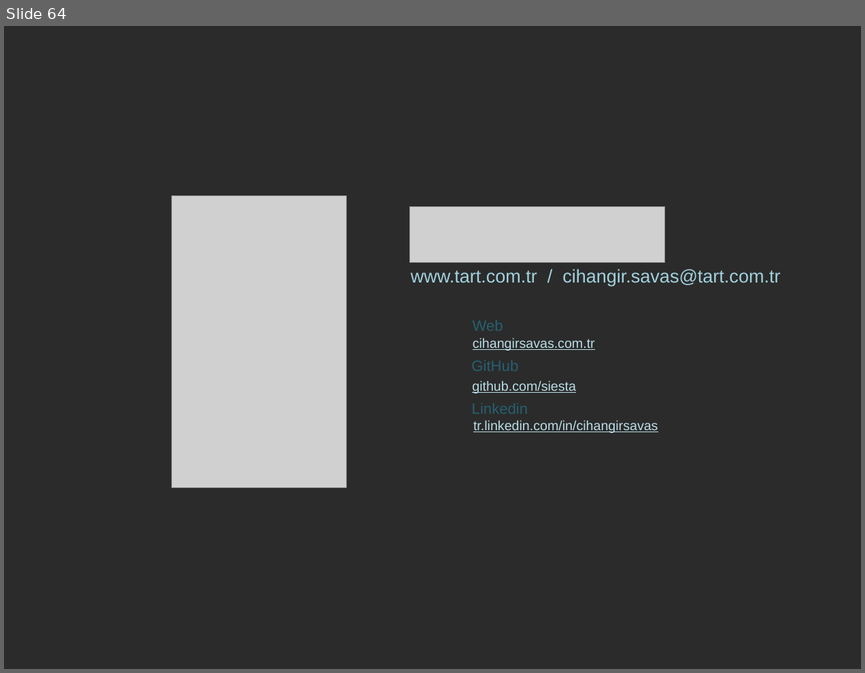
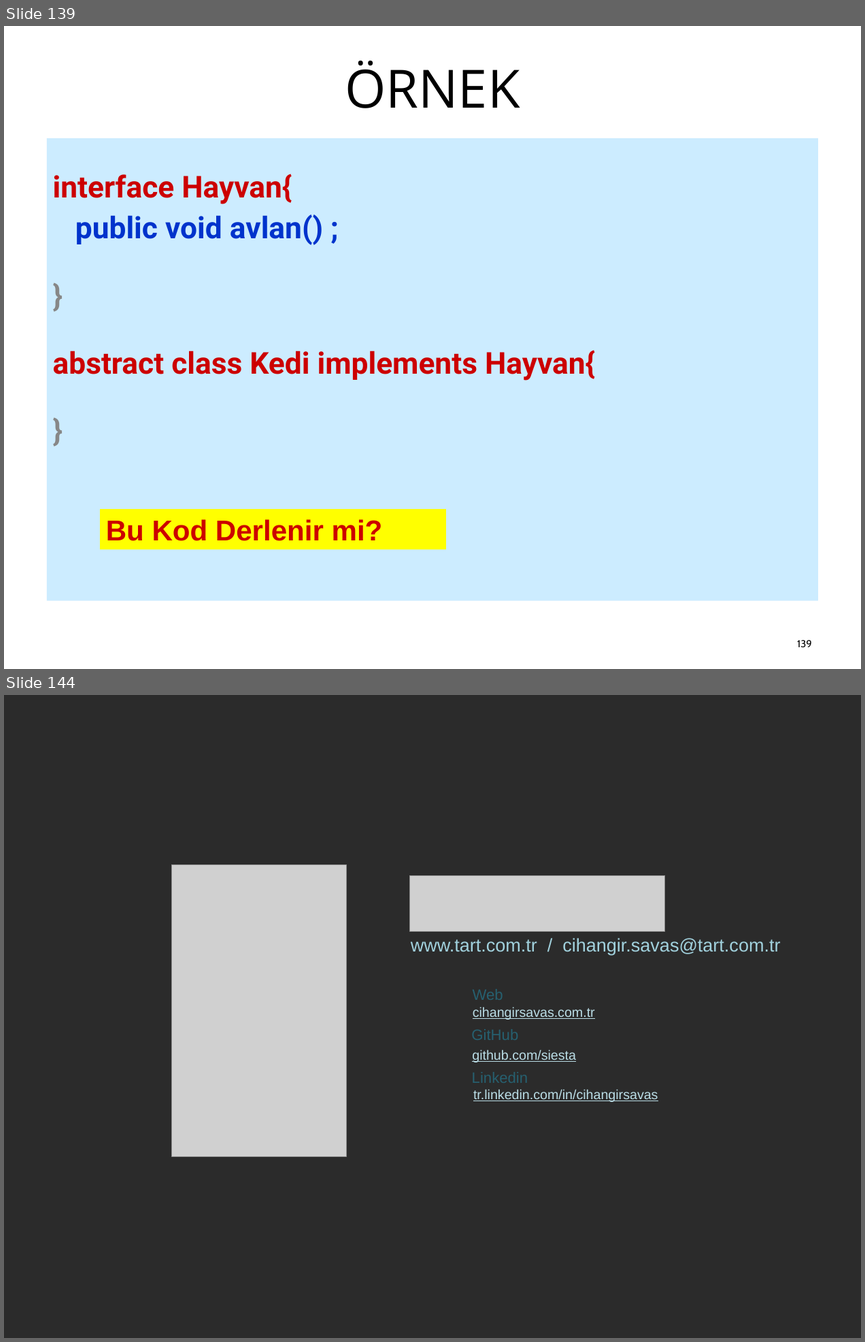
Before and after one commit to cihangir/summer-camp, a slide deck: SW101/SW101.odp. Shown one above the other, each under a label of ours: slide 64 before the commit, slides 139 and 144 after it; the slides between them are not shown. The pictures are 865x673 and 865x1342 pixels, drawn with LibreOffice and Linux fonts; fonts in the diff are those of the drawing; grey boxes stand for pictures; background and template pictures are left out; a plain dark background stands for a picture behind light text. Boxes give left, top, right and bottom in pixels: in the first picture for what was removed or moved away, otherwise in the second. Text is boxed around its words. In the diff, an @@ line names an element or a change of style, - is before the commit and + after.

```diff
--- a/SW101/SW101.odp
+++ b/SW101/SW101.odp
@@ slide 139 added at (x1=4, y1=26, x2=861, y2=669), background picture (left out) @@
@@ title added at (x1=345, y1=60, x2=519, y2=108), 63 pt, text #000000 @@
+ÖRNEK
@@ text added at (x1=47, y1=138, x2=818, y2=600), fill #CCECFF, 36 pt, text #CC0000, bold @@
+interface Hayvan{
+public void avlan() ;
+}
+abstract class Kedi implements Hayvan{
+}
@@ rectangle added at (x1=100, y1=509, x2=445, y2=549), fill #FFFF00, 34.2 pt, text #CC0000, bold @@
+Bu Kod Derlenir mi?
@@ page number added at (x1=797, y1=639, x2=812, y2=648), 12 pt, text #000000 @@
+139
@@ what was slide 64 is now slide 144 @@
```
Also in this commit, not shown: 1 slide changed, 80 other slides added, 1 slide removed.
